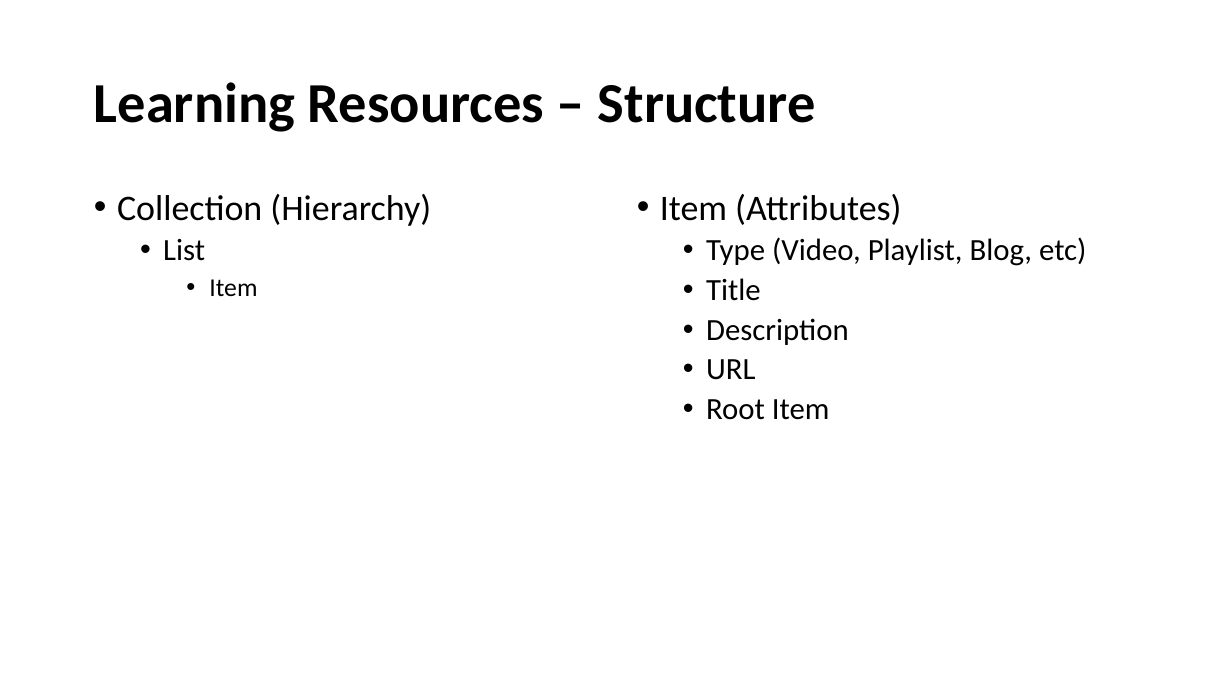
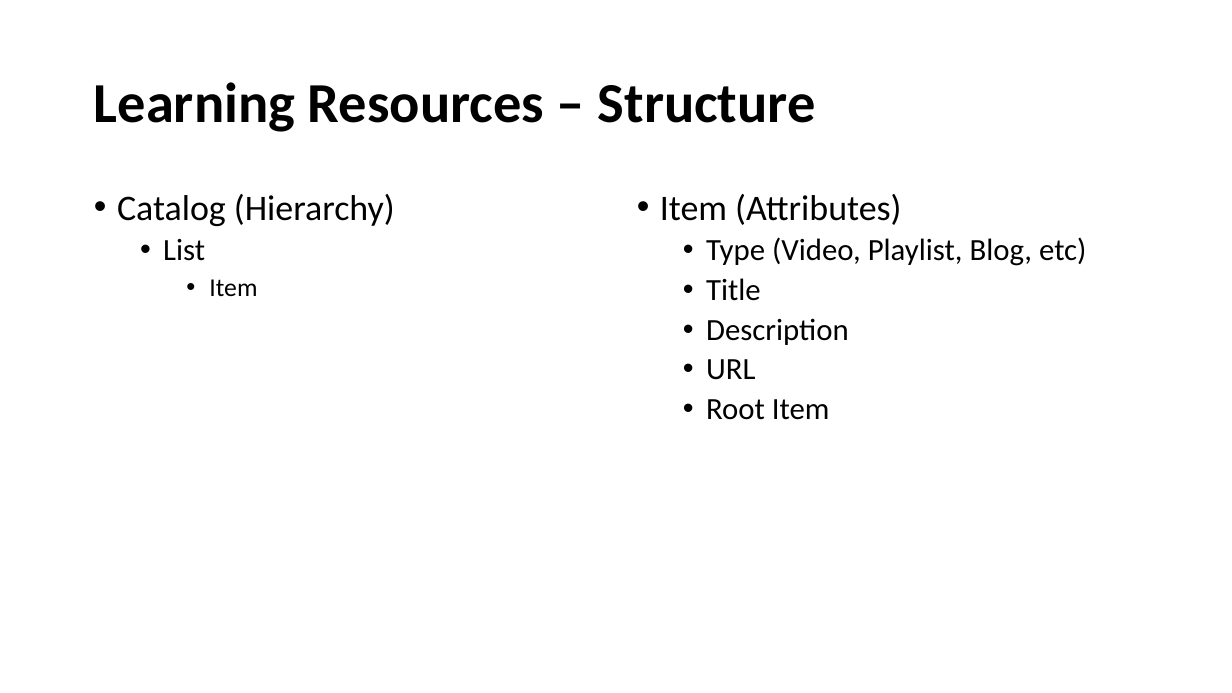
Before and after one commit to shahedc/NetLearner, a slide deck: slide 3 of design/NetLearner.pptx. Drawn at 1232x693 pixels with LibreOffice and Linux fonts; fonts in the diff are those of the drawing. Boxes give left, top, right and bottom in pixels: in the first picture for what was removed or moved away, otherwise in the second. Text is boxed around its words. In the diff, an @@ line names an element or a change of style, - is before the commit and + after.

Commit message:
updated diagram with new wording
updated diagram with new wording: collection => catalog

```diff
--- a/design/NetLearner.pptx
+++ b/design/NetLearner.pptx
@@ text at [117, 194, 395, 226]: text changed @@
-• Collection (Hierarchy)
+• Catalog (Hierarchy)
```
Also in this commit, not shown: 2 other slides changed, 1 slide added, 1 other file.
